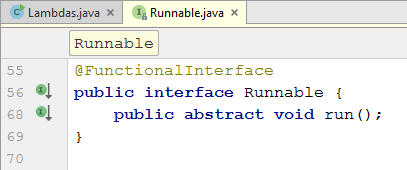
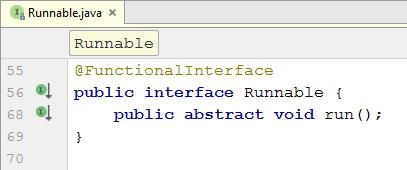
The second (407, 170) image is a revision of the first. Changes to its layers:
painted on "Layer 1" over <box>1,1,247,24</box>
